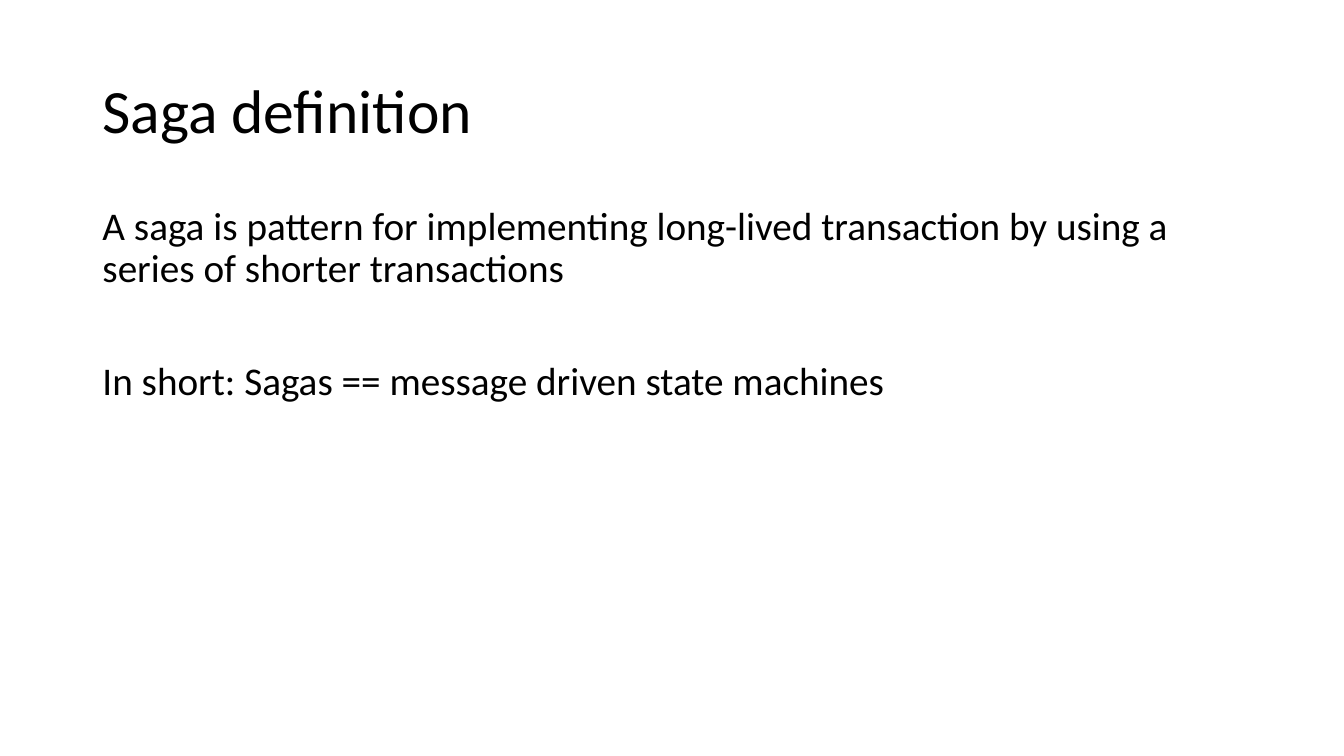
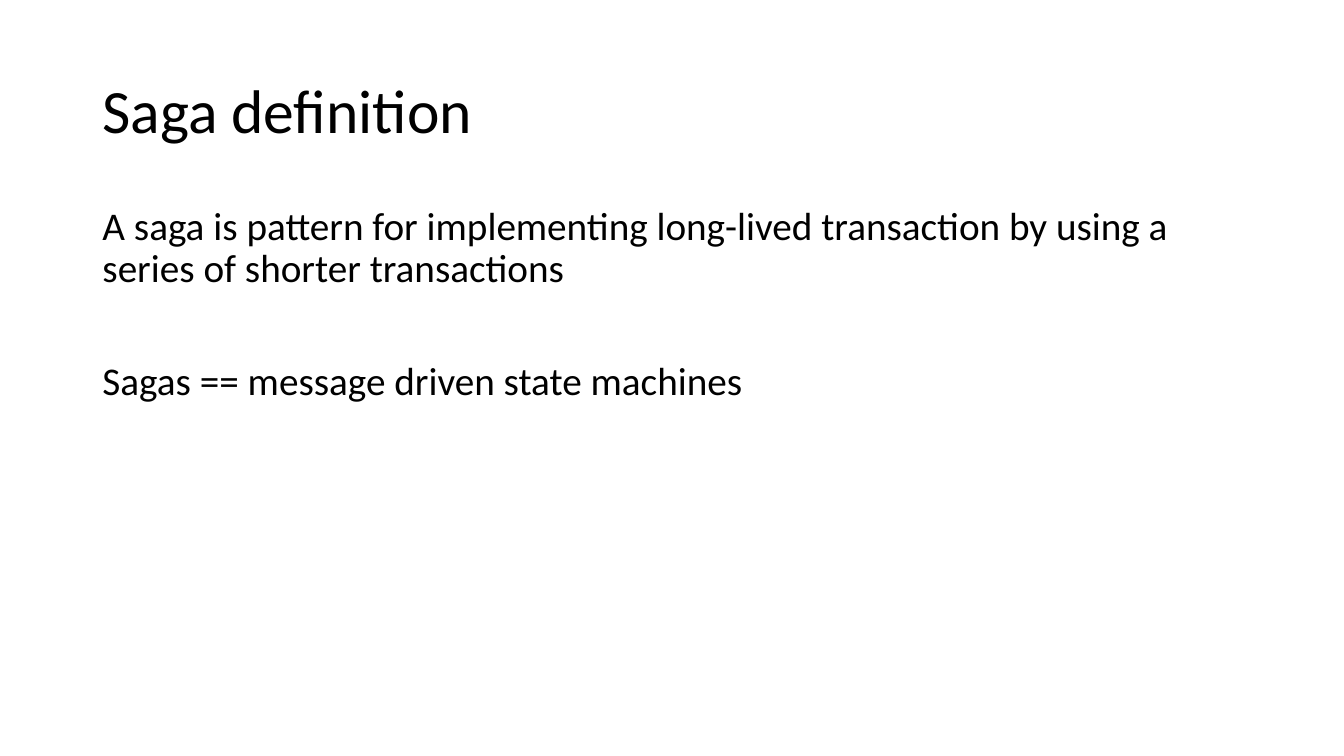
Before and after one commit to Particular/SagaMasterClass, a slide deck: slide 4 of SagaMasterClass.pptx. Drawn at 1344x756 pixels with LibreOffice and Linux fonts; fonts in the diff are those of the drawing. Boxes give left, top, right and bottom in pixels: in the first picture for what was removed or moved away, otherwise in the second. Text is boxed around its words. In the diff, an @@ line names an element or a change of style, - is before the commit and + after.

```diff
--- a/SagaMasterClass.pptx
+++ b/SagaMasterClass.pptx
@@ text at [102, 367, 742, 402]: text changed @@
-In short: Sagas == message driven state machines
+Sagas == message driven state machines
```
Also in this commit, not shown: 6 other slides changed, 2 slides added, 2 slides removed.
